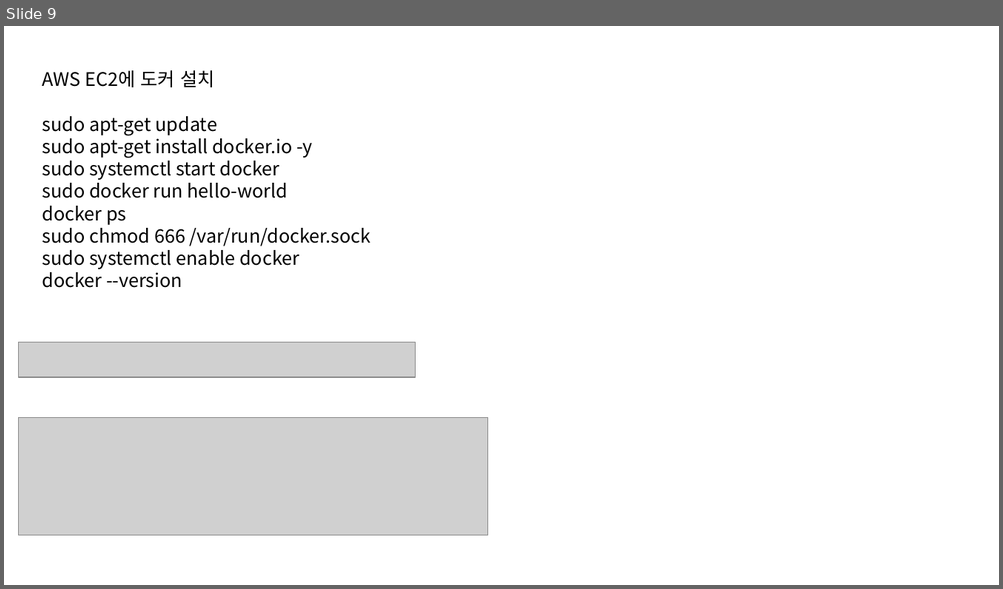
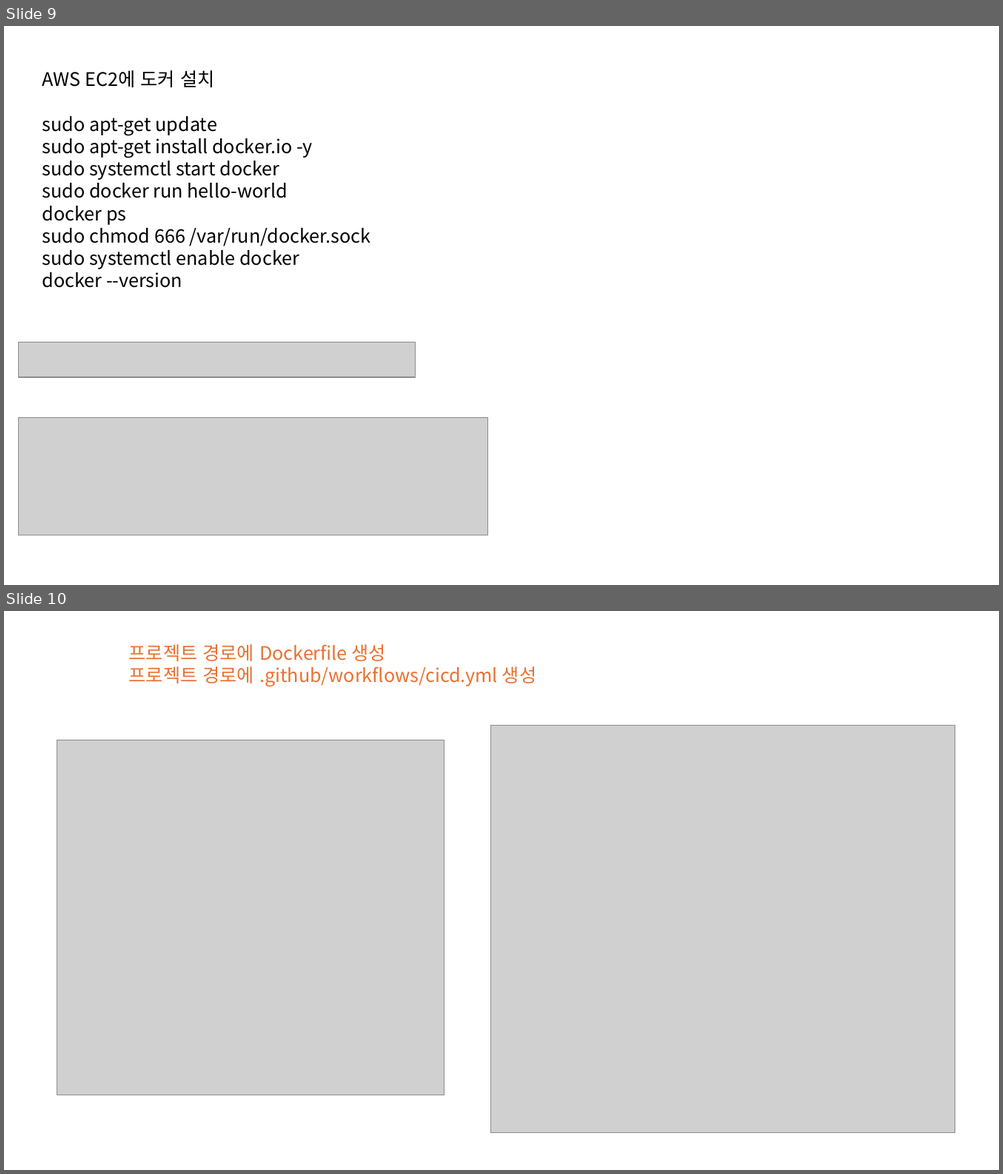
Before and after one commit to sonsungjong/reactjs-app, a slide deck: AWS배포 샘플.pptx. Shown one above the other, each under a label of ours: slide 9 before the commit, slides 9 and 10 after it. The pictures are 1003x589 and 1003x1174 pixels, drawn with LibreOffice and Linux fonts; fonts in the diff are those of the drawing; grey boxes stand for pictures. Boxes give left, top, right and bottom in pixels: in the first picture for what was removed or moved away, otherwise in the second. Text is boxed around its words. In the diff, an @@ line names an element or a change of style, - is before the commit and + after.

```diff
--- a/AWS배포 샘플.pptx
+++ b/AWS배포 샘플.pptx
@@ slide 10 added at (4,611,999,1170), background #FFFFFF @@
@@ text added at (129,644,536,686), 18 pt, text #E97132 @@
+프로젝트 경로에 Dockerfile 생성
+프로젝트 경로에 .github/workflows/cicd.yml 생성
@@ picture added at (57,740,444,1095) @@
@@ picture added at (490,725,955,1133) @@
```
Also in this commit, not shown: 10 slides changed, 7 other slides added, 10 slides removed.
